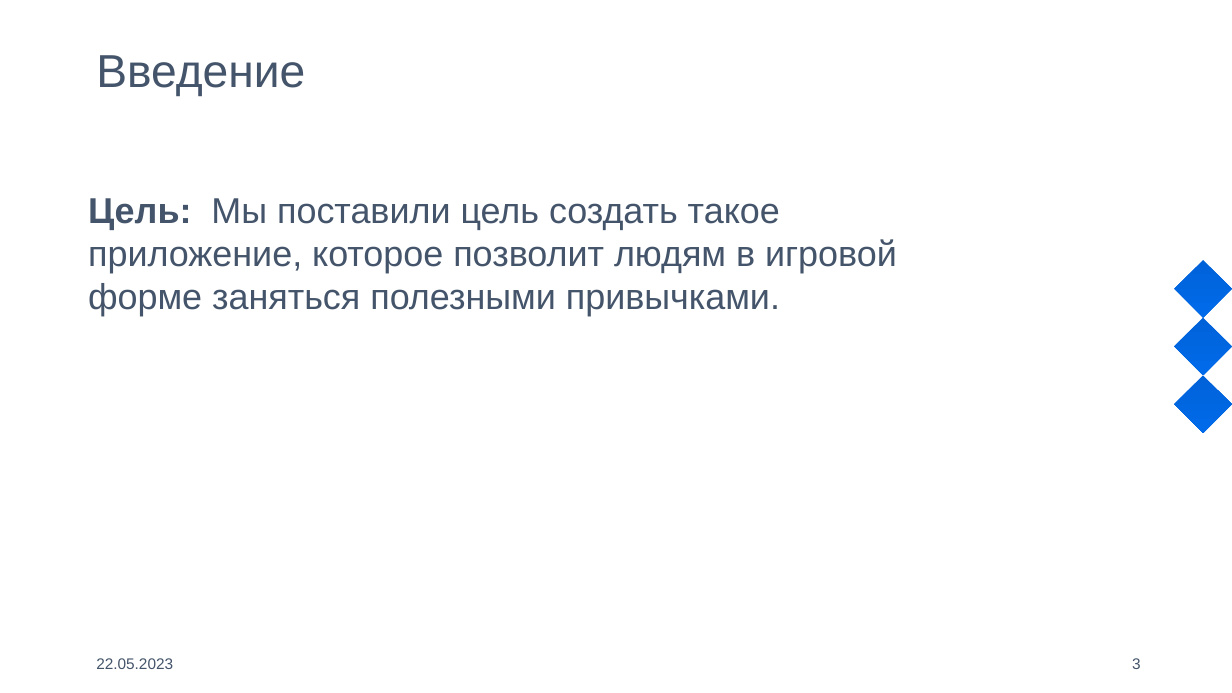
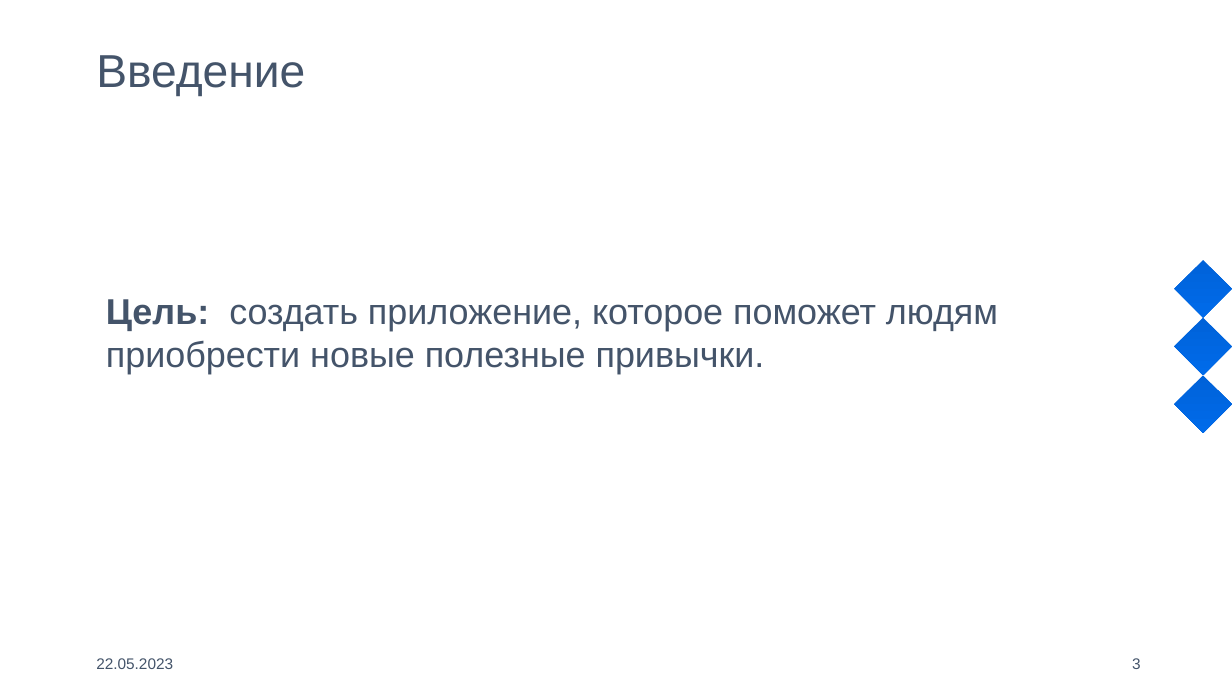
Before and after one commit to Vova-SH/SamsungGraduationWorks, a slide deck: slide 3 of 2023/Projects/Кауфман Яна и Пономарев Арсений/tracksandbingo.pptx. Drawn at 1232x693 pixels with LibreOffice and Linux fonts; fonts in the diff are those of the drawing; background and template pictures are left out. Boxes give left, top, right and bottom in pixels: in the first picture for what was removed or moved away, otherwise in the second. Text is boxed around its words. In the diff, an @@ line names an element or a change of style, - is before the commit and + after.

```diff
--- a/2023/Projects/Кауфман Яна и Пономарев Арсений/tracksandbingo.pptx
+++ b/2023/Projects/Кауфман Яна и Пономарев Арсений/tracksandbingo.pptx
@@ text at box(106, 299, 998, 374): text changed @@
-Цель: Мы поставили цель создать такое приложение, которое позволит людям в игровой форме заняться полезными привычками.
+Цель: создать приложение, которое поможет людям приобрести новые полезные привычки.
```
Also in this commit, not shown: 5 other slides changed, 4 slides added, 1 slide removed, 33 other files.
